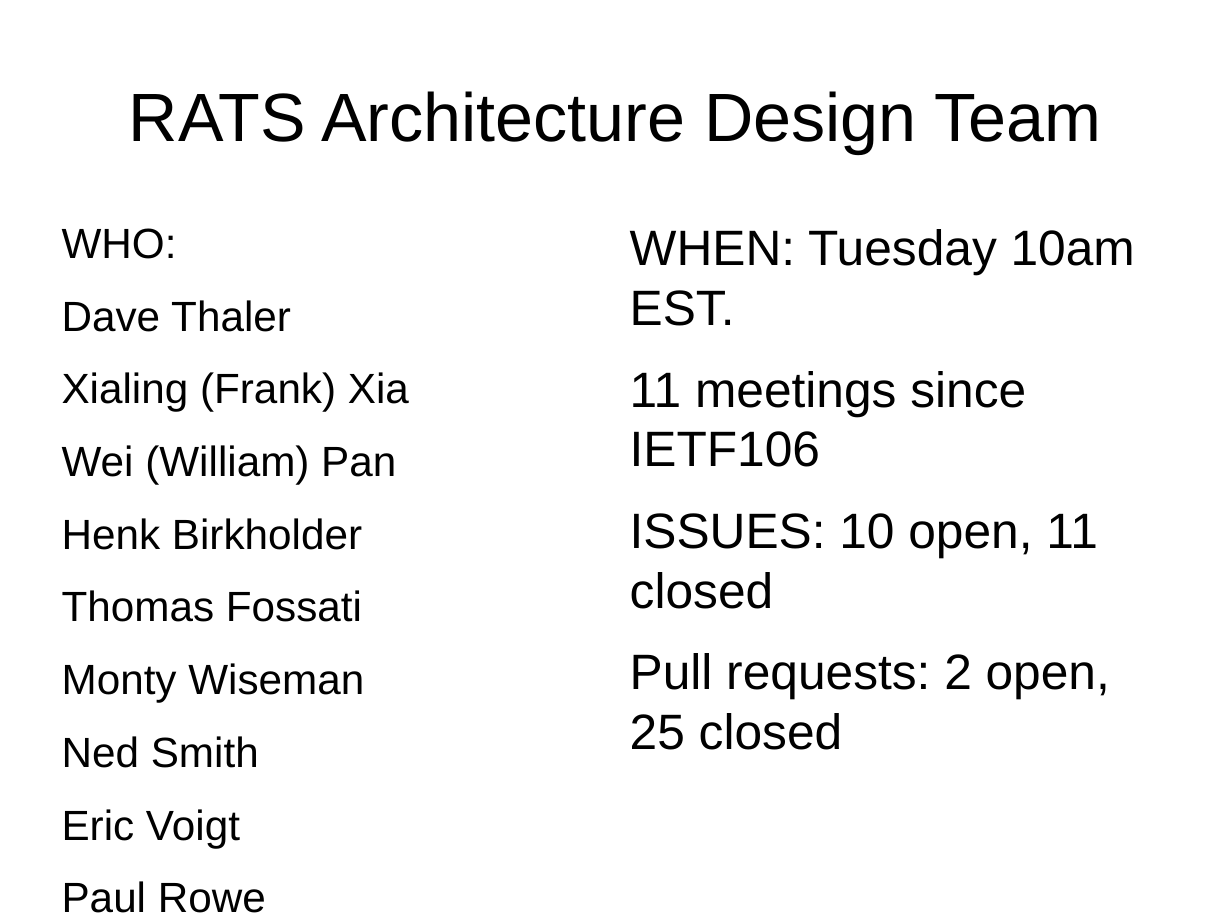
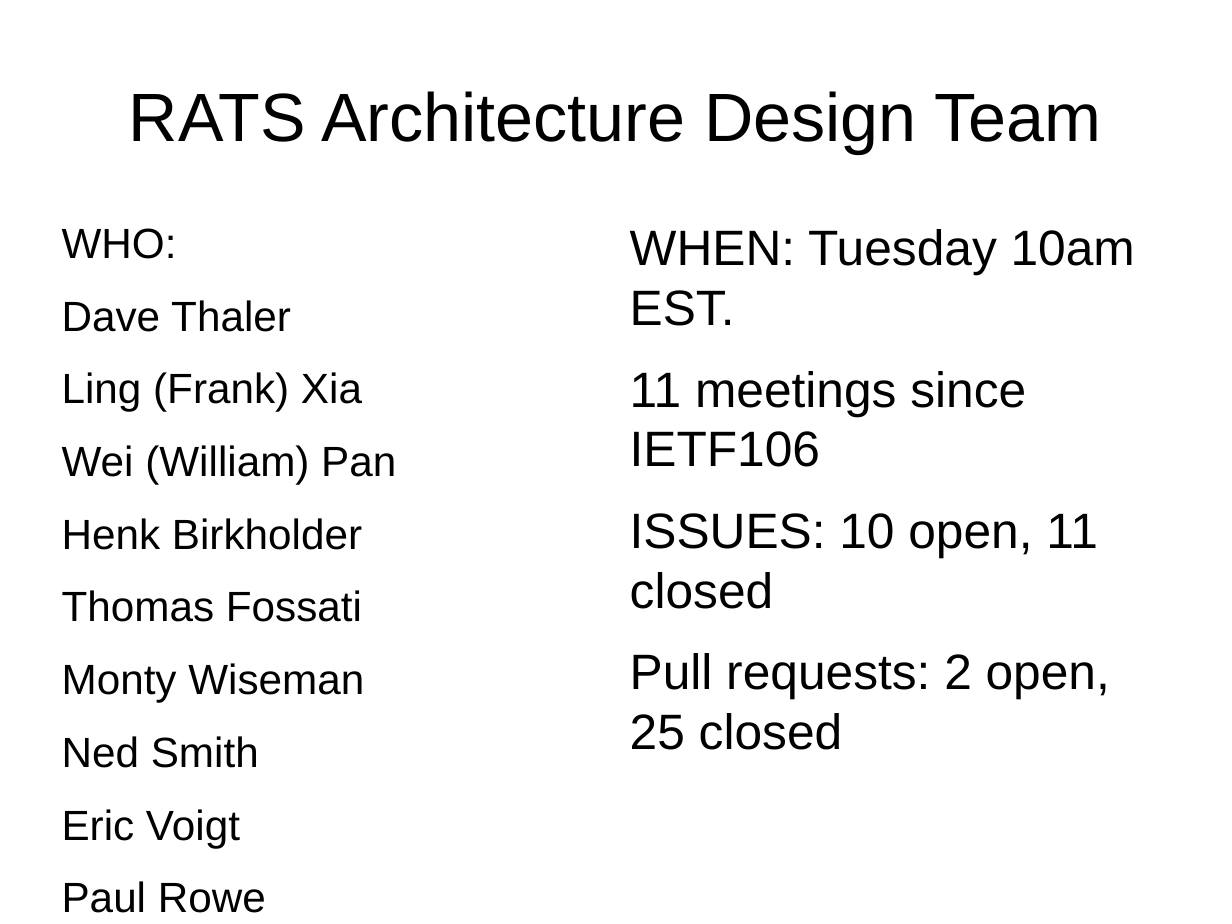
Before and after one commit to ietf-rats-wg/architecture, a slide deck: slide 1 of presentations/2020mar-virtual-interim-architecture.odp. Drawn at 1232x924 pixels with LibreOffice and Linux fonts; fonts in the diff are those of the drawing. Boxes give left, top, right and bottom in pixels: in the first picture for what was removed or moved away, otherwise in the second. Text is boxed around its words. In the diff, an @@ line names an element or a change of style, - is before the commit and + after.

Commit message:
fixed Frank's name

```diff
--- a/presentations/2020mar-virtual-interim-architecture.odp
+++ b/presentations/2020mar-virtual-interim-architecture.odp
@@ text at (62, 372, 362, 412): text changed @@
-Xialing (Frank) Xia
+Ling (Frank) Xia
```
Also in this commit, not shown: 1 other file.
